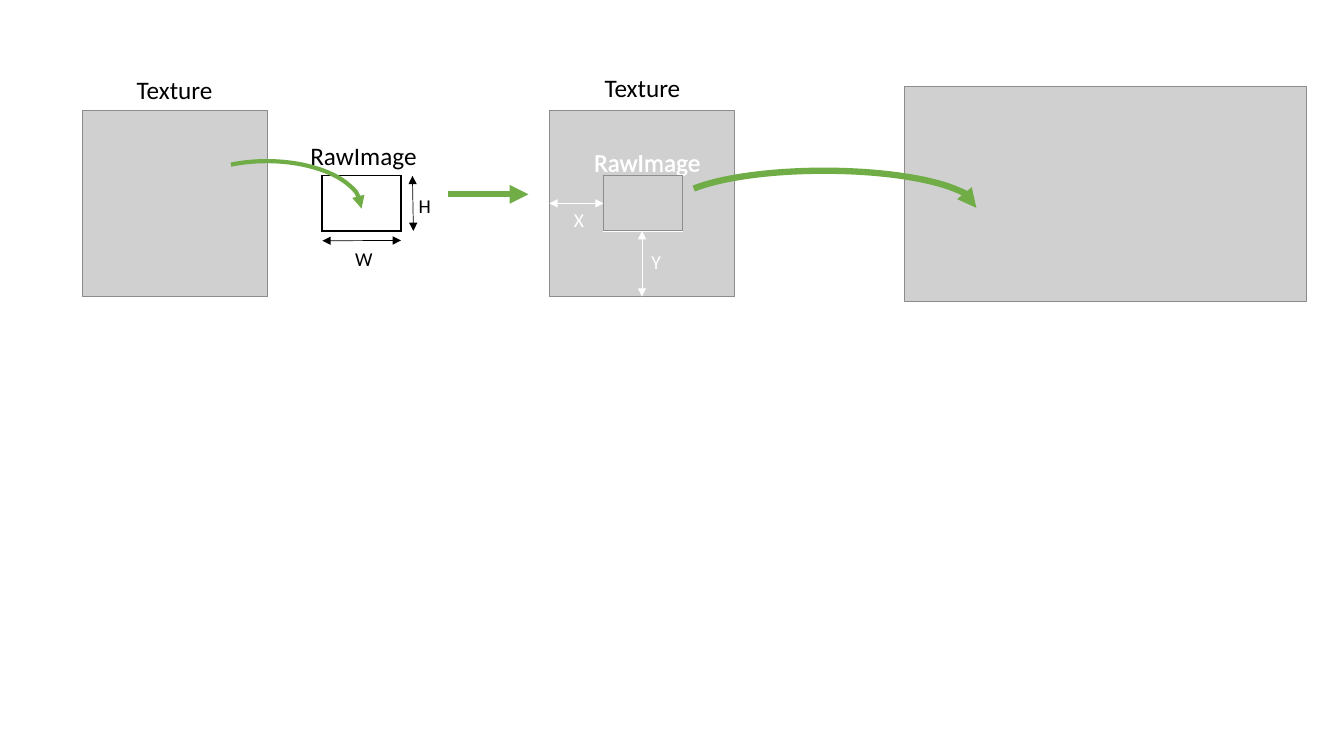
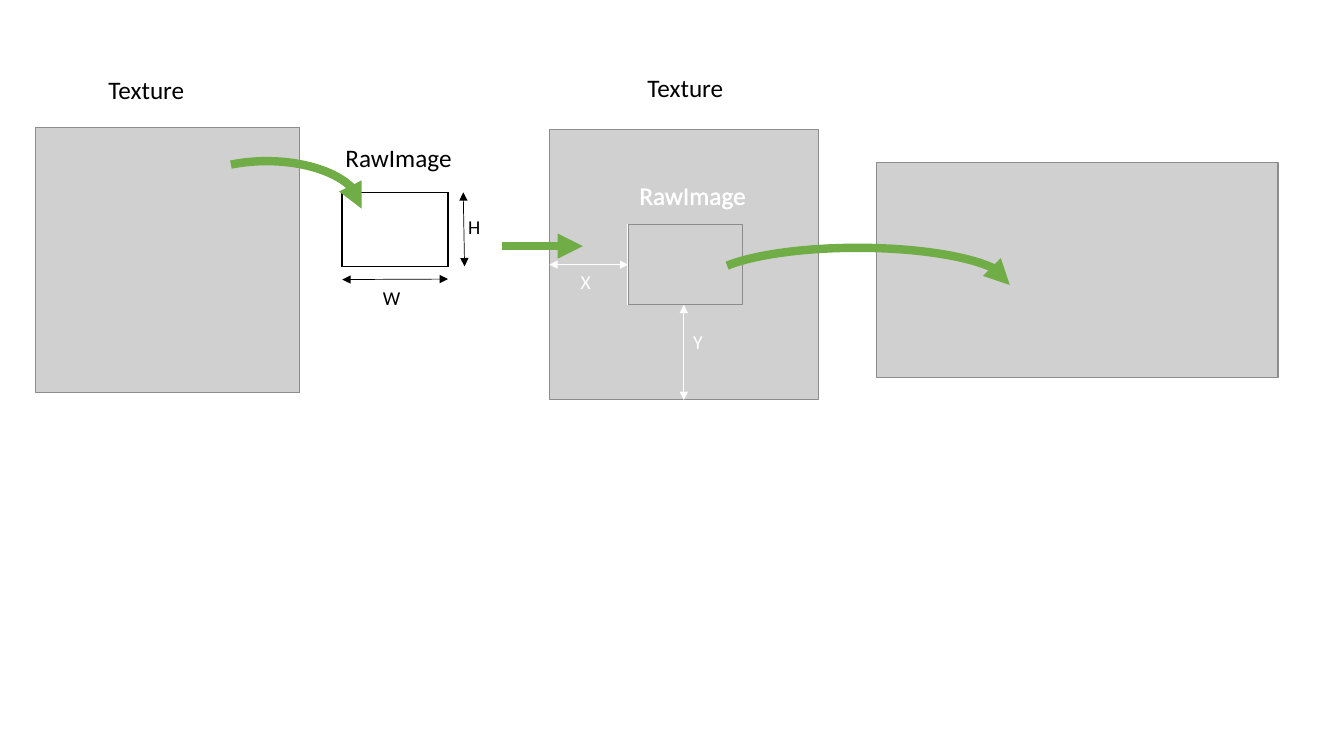
Before and after one commit to Bendername/sp802f15Report, a slide deck: slide 1 of figures/minimap/newminimap.pptx. Drawn at 1344x756 pixels with LibreOffice and Linux fonts; fonts in the diff are those of the drawing; grey boxes stand for pictures. Boxes give left, top, right and bottom in pixels: in the first picture for what was removed or moved away, otherwise in the second. Text is boxed around its words. In the diff, an @@ line names an element or a change of style, - is before the commit and + after.

```diff
--- a/figures/minimap/newminimap.pptx
+++ b/figures/minimap/newminimap.pptx
@@ text "Texture": place and size @@
-text "Texture" at <box>137,82,213,100</box>
+text "Texture" at <box>108,82,184,100</box>
@@ text "Texture": place and size @@
-text "Texture" at <box>605,80,681,98</box>
+text "Texture" at <box>647,80,723,98</box>
@@ picture: place and size @@
-picture at <box>83,110,268,296</box>
+picture at <box>35,127,298,392</box>
@@ text "RawImage": place and size @@
-text "RawImage" at <box>310,148,416,171</box>
+text "RawImage" at <box>345,150,451,172</box>
@@ picture: place and size @@
-picture at <box>549,110,735,296</box>
+picture at <box>549,129,819,399</box>
@@ arc (boxed as its full ellipse) at <box>171,161,361,256</box>: outline #70AD47 3 pt to #70AD47 6 pt @@
@@ alignment left to centre in 3 elements at <box>345,150,451,172</box>, <box>647,80,723,98</box>, <box>639,189,745,209</box> @@
@@ text "RawImage": place and size @@
-text "RawImage" at <box>594,155,700,178</box>
+text "RawImage" at <box>639,189,745,209</box>
@@ picture: place and size @@
-picture at <box>905,87,1307,301</box>
+picture at <box>877,162,1278,377</box>
@@ rectangle: place and size @@
-rectangle at <box>323,175,401,231</box>
+rectangle at <box>342,193,448,266</box>
@@ double arrow moved from (413, 231) - (412, 175) to (465, 266) - (464, 193) @@
@@ text "H": place and size @@
-text "H" at <box>419,200,431,213</box>
+text "H" at <box>468,221,480,234</box>
@@ picture: place and size @@
-picture at <box>604,175,683,231</box>
+picture at <box>628,225,743,304</box>
@@ rectangle: place and size @@
-rectangle at <box>604,175,683,231</box>
+rectangle at <box>628,225,743,304</box>
@@ arrow moved from (448, 195) - (528, 195) to (502, 246) - (583, 246) @@
@@ arrow (502, 246) - (583, 246): stroke #70AD47 4.5 pt to #70AD47 6 pt @@
@@ double arrow moved from (604, 204) - (549, 204) to (628, 265) - (549, 265) @@
@@ text "X": place and size @@
-text "X" at <box>574,215,584,227</box>
+text "X" at <box>581,277,591,289</box>
@@ arc (boxed as its full ellipse): place and size @@
-arc (boxed as its full ellipse) at <box>671,170,976,245</box>
+arc (boxed as its full ellipse) at <box>705,248,1009,323</box>
@@ arc (boxed as its full ellipse) at <box>705,248,1009,323</box>: outline #70AD47 4.5 pt to #70AD47 6 pt @@
@@ double arrow moved from (401, 241) - (323, 241) to (448, 279) - (343, 279) @@
@@ text "W": place and size @@
-text "W" at <box>355,253,372,266</box>
+text "W" at <box>383,292,400,305</box>
@@ text "Y": place and size @@
-text "Y" at <box>651,257,661,269</box>
+text "Y" at <box>693,337,703,349</box>
@@ double arrow moved from (642, 296) - (642, 231) to (684, 400) - (684, 304) @@
```
Also in this commit, not shown: 1 other file.
